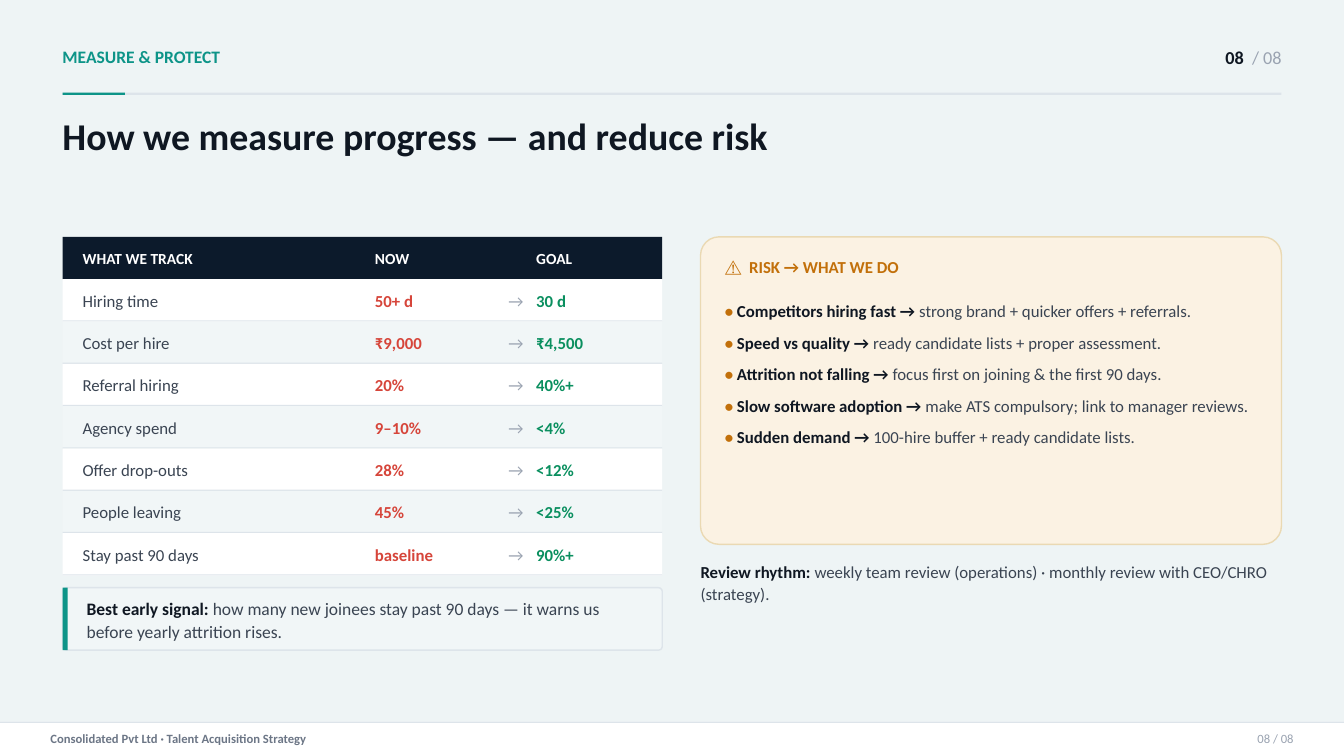
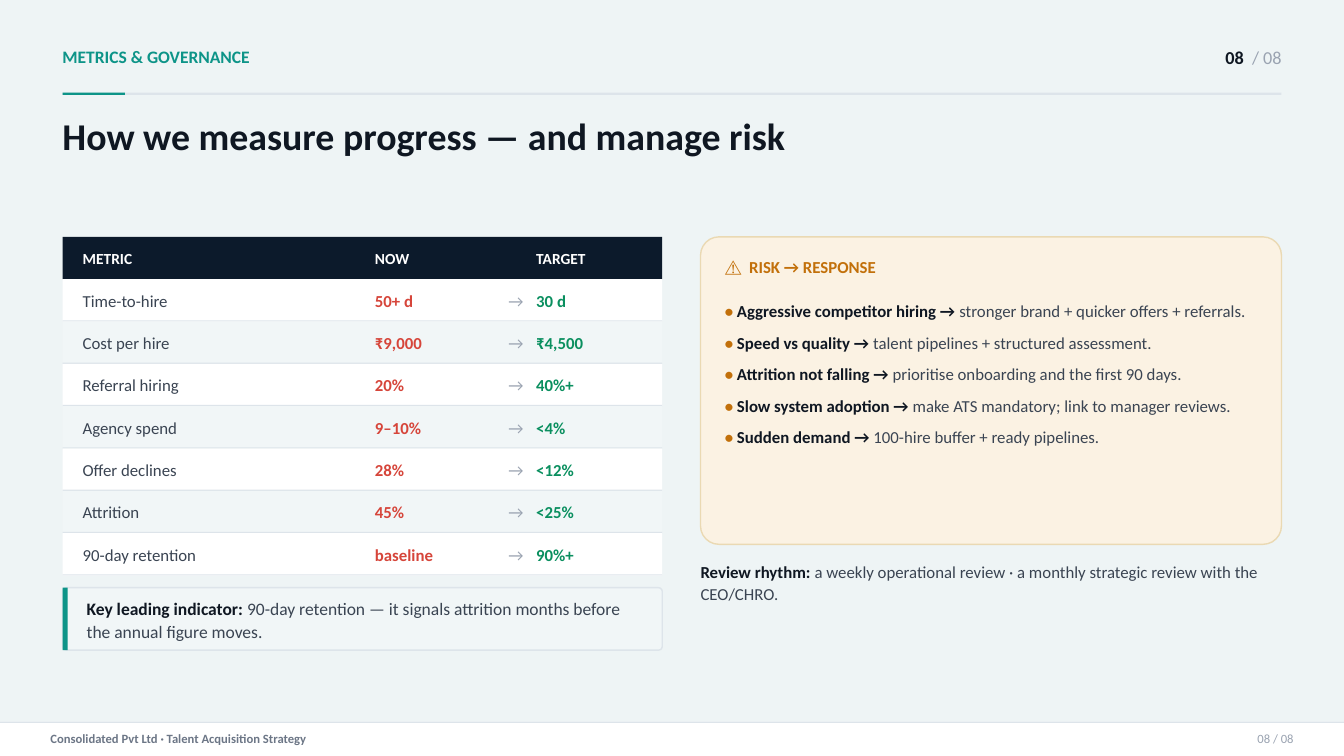
Before and after one commit to mi2arun/ta-strategy-consolidated, a slide deck: slide 9 of TA-Strategy.pptx. Drawn at 1344x756 pixels with LibreOffice and Linux fonts; fonts in the diff are those of the drawing. Boxes give left, top, right and bottom in pixels: in the first picture for what was removed or moved away, otherwise in the second. Text is boxed around its words. In the diff, an @@ line names an element or a change of style, - is before the commit and + after.

```diff
--- a/TA-Strategy.pptx
+++ b/TA-Strategy.pptx
@@ text at <box>62,51,250,63</box>: text changed @@
-MEASURE & PROTECT
+METRICS & GOVERNANCE
@@ text at <box>62,123,785,157</box>: text changed @@
-How we measure progress — and reduce risk
+How we measure progress — and manage risk
@@ text at <box>83,254,133,264</box>: text changed @@
-WHAT WE TRACK
+METRIC
@@ text at <box>536,254,585,264</box>: text changed @@
-GOAL
+TARGET
@@ text at <box>749,262,876,273</box>: text changed @@
-⚠ RISK → WHAT WE DO
+⚠ RISK → RESPONSE
@@ text at <box>83,295,168,307</box>: text changed @@
-Hiring time
+Time-to-hire
@@ text at <box>737,305,1245,446</box>: text changed @@
-• Competitors hiring fast → strong brand + quicker offers + referrals.
-• Speed vs quality → ready candidate lists + proper assessment.
-• Attrition not falling → focus first on joining & the first 90 days.
-• Slow software adoption → make ATS compulsory; link to manager reviews.
-• Sudden demand → 100-hire buffer + ready candidate lists.
+• Aggressive competitor hiring → stronger brand + quicker offers + referrals.
+• Speed vs quality → talent pipelines + structured assessment.
+• Attrition not falling → prioritise onboarding and the first 90 days.
+• Slow system adoption → make ATS mandatory; link to manager reviews.
+• Sudden demand → 100-hire buffer + ready pipelines.
@@ text at <box>83,464,177,476</box>: text changed @@
-Offer drop-outs
+Offer declines
@@ text at <box>83,506,140,518</box>: text changed @@
-People leaving
+Attrition
@@ text at <box>83,549,196,564</box>: text changed @@
-Stay past 90 days
+90-day retention
@@ text at <box>701,566,1258,601</box>: text changed @@
-Review rhythm: weekly team review (operations) · monthly review with CEO/CHRO (strategy).
+Review rhythm: a weekly operational review · a monthly strategic review with the CEO/CHRO.
@@ text at <box>87,602,619,641</box>: text changed @@
-Best early signal: how many new joinees stay past 90 days — it warns us before yearly attrition rises.
+Key leading indicator: 90-day retention — it signals attrition months before the annual figure moves.
```
Also in this commit, not shown: 9 other slides changed, 3 other files.
